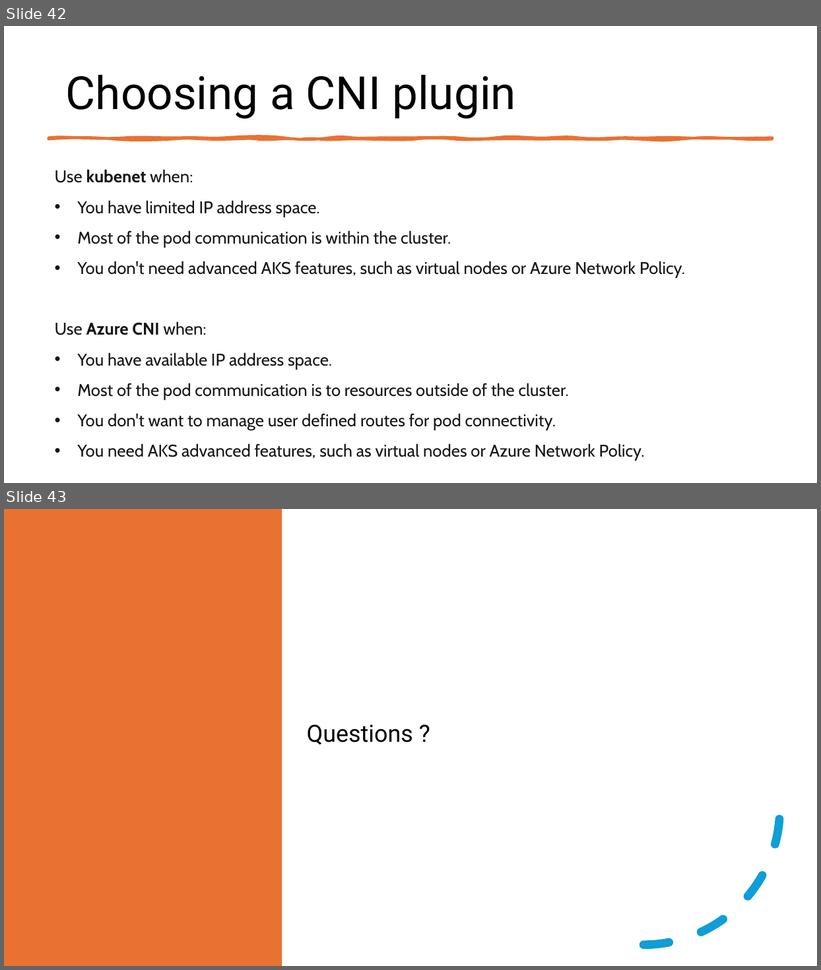
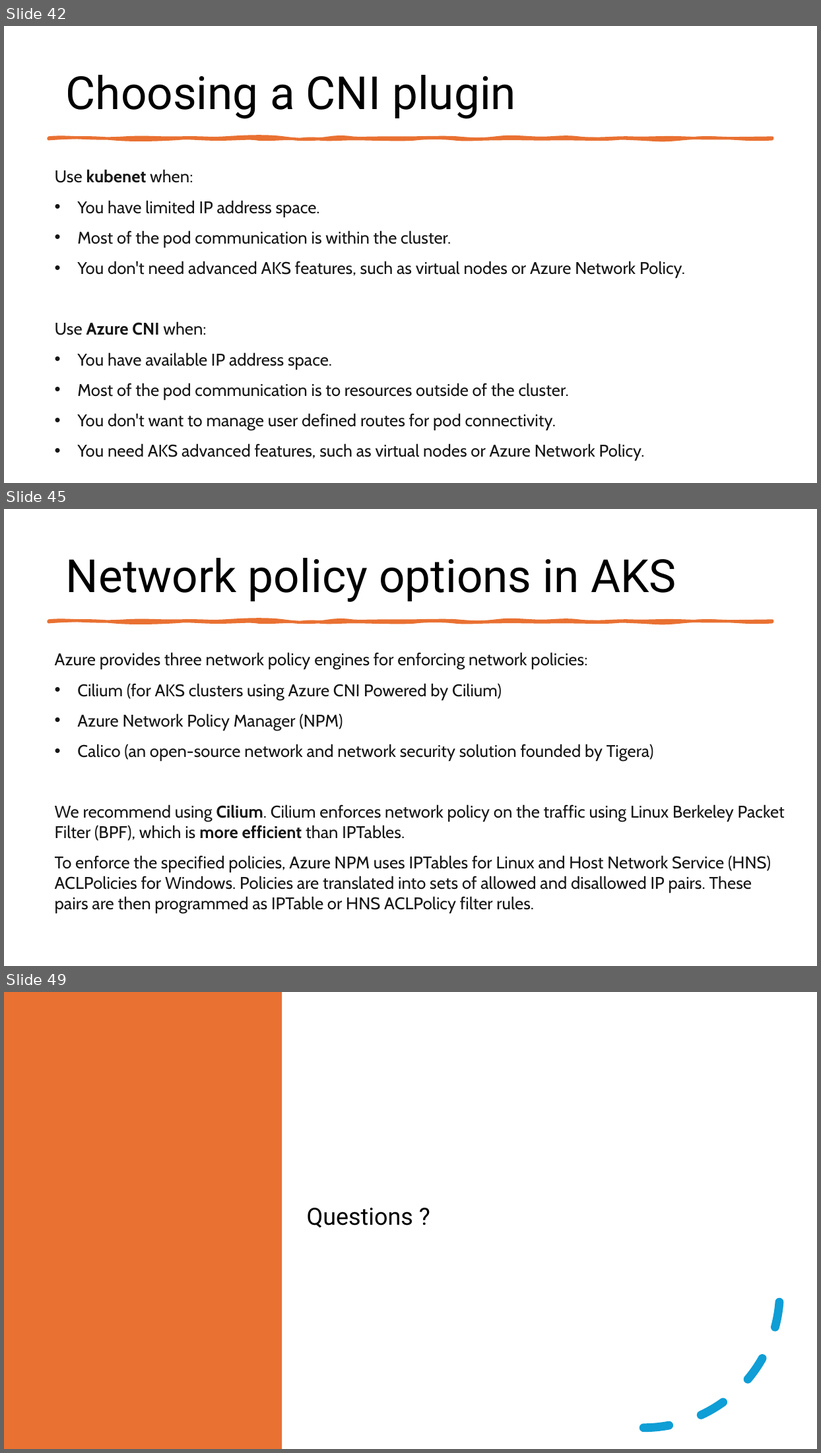
Before and after one commit to fhbilgen/AKSWorkshop, a slide deck: AKS_04_Networking.pptx. Shown one above the other, each under a label of ours: slides 42 and 43 before the commit, slides 42, 45 and 49 after it; the slides between them are not shown. The pictures are 821x970 and 821x1453 pixels, drawn with LibreOffice and Linux fonts; fonts in the diff are those of the drawing. Boxes give left, top, right and bottom in pixels: in the first picture for what was removed or moved away, otherwise in the second. Text is boxed around its words. In the diff, an @@ line names an element or a change of style, - is before the commit and + after.

```diff
--- a/AKS_04_Networking.pptx
+++ b/AKS_04_Networking.pptx
@@ slide 45 added at (4,509,817,966), background #FFFFFF @@
@@ title added at (66,558,677,602), 54 pt, text #000000 @@
+Network policy options in AKS
@@ freeform shape added at (48,621,773,622), fill #E97132, outline #E97132 3.25 pt @@
@@ text added at (55,652,785,914), 20 pt, text #161616 @@
+Azure provides three network policy engines for enforcing network policies:
+• Cilium (for AKS clusters using Azure CNI Powered by Cilium)
+• Azure Network Policy Manager (NPM)
+• Calico (an open-source network and network security solution founded by Tigera)
+We recommend using Cilium. Cilium enforces network policy on the traffic using Linux Berkeley Packet Filter (BPF), which is more efficient than IPTables.
+To enforce the specified policies, Azure NPM uses IPTables for Linux and Host Network Service (HNS) ACLPolicies for Windows. Policies are translated into sets of allowed and disallowed IP pairs. These pairs are then programmed as IPTable or HNS ACLPolicy filter rules.
@@ what was slide 43 is now slide 49 @@
```
Also in this commit, not shown: 5 other slides added, 20 other files.
